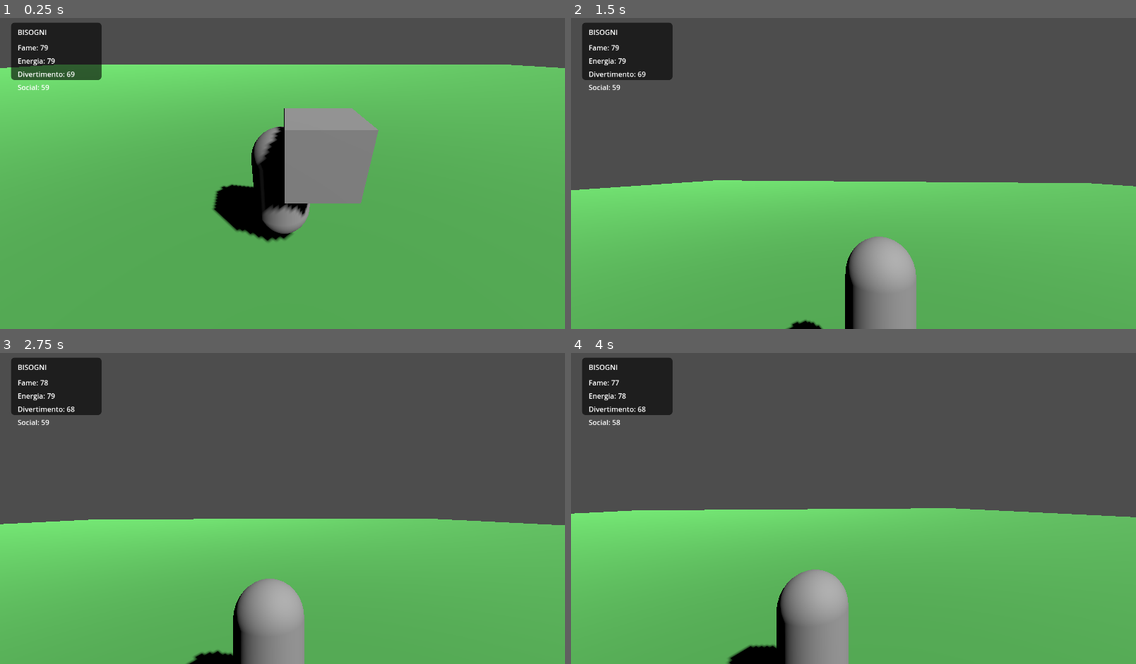
Above: before the commit, frames 1-4 (two rows, left to right).
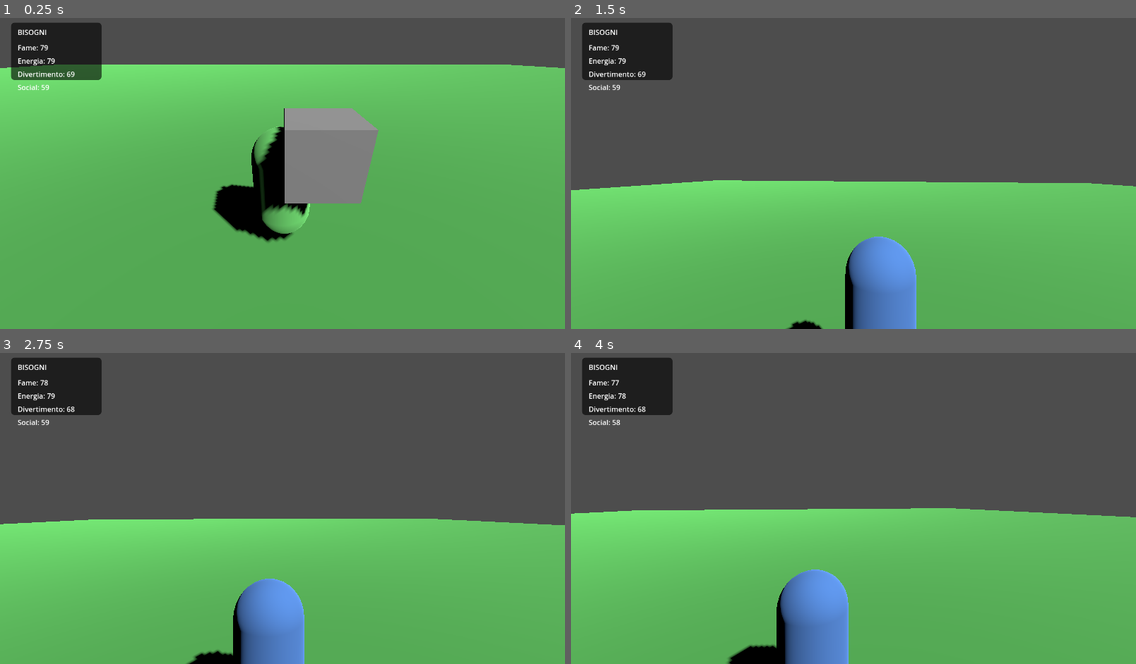
Above: after the commit, the same moments.

Repository: bonaventuratommasosam-bot/gribbit-town-unreal
Game: Godot game, scene res://scenes/MainWorld.tscn
Same seed, same stepped clock (60 frames per second), same inputs: the game is played once before the commit and once after it.
Inputs (mouse positions are in pixels of both pictures, inside the frame that each line leads up to):
- Up to frame 1 (0.25 s): no input
- Up to frame 2 (1.5 s): tap Enter at 0.5 s; move the mouse to (881, 170) at 0.52 s; hold W (ui_up) from 0.53 s (still down); tap 5 at 0.6 s; tap Space (ui_accept) at 0.77, 1.25 s; tap 6 at 0.8, 1.35 s; move the mouse to (825, 170) at 1.27 s
- Up to frame 3 (2.75 s): keep holding W (ui_up); tap Space (ui_accept) at 1.52 s; tap 5 at 1.55 s; move the mouse to (293, 499) at 2.02 s; click (293, 499) at 2.1 s; tap 6 at 2.3 s
- Up to frame 4 (4 s): keep holding W (ui_up); tap Space (ui_accept) at 2.75, 3.02, 3.77 s; move the mouse to (847, 511) at 2.77 s; right-click (847, 511) at 2.85 s; tap 5 at 3.05, 3.6 s; move the mouse to (893, 508) at 3.52 s; tap 6 at 3.8 s

The runs differ from the first frame. In frame 1, 0.8% of the frame differs, in the area x 44-55%, y 34-70%; in frame 2, 3.1%; in frame 3, 2.9%; in frame 4, 3.2%, in the area x 37-50%, y 69-100%.

Commit message:
Add more details and basic implementation for the 7 Gribbits (color switching)

Diff:
--- a/godot/scripts/GribbitPlayer.gd
+++ b/godot/scripts/GribbitPlayer.gd
@@ -11,10 +11,24 @@
 
 var needs_system : Node
 
+var current_gribbit_color = Color(0.4, 0.8, 0.4)  # Default green frog color
+
 func _ready():
 	camera = $Camera3D
 	Input.set_mouse_mode(Input.MOUSE_MODE_CAPTURED)
 	needs_system = get_node("../NeedsSystem")
+	apply_gribbit_color()
+
+func apply_gribbit_color():
+	var mesh_instance = $MeshInstance3D
+	if mesh_instance:
+		var material = StandardMaterial3D.new()
+		material.albedo_color = current_gribbit_color
+		mesh_instance.material_override = material
+
+func set_gribbit_color(new_color: Color):
+	current_gribbit_color = new_color
+	apply_gribbit_color()
 
 func _input(event):
 	if event is InputEventMouseMotion:
@@ -27,6 +41,11 @@
 	# Interact with E
 	if event is InputEventKey and event.pressed and event.keycode == KEY_E:
 		try_interact()
+
+	# Switch Gribbit color with number keys (temporary)
+	if event is InputEventKey and event.pressed:
+		if event.keycode == KEY_5: set_gribbit_color(Color(0.9, 0.6, 0.3))  # Chill Pete style
+		if event.keycode == KEY_6: set_gribbit_color(Color(0.3, 0.5, 0.8))  # Sheriff / Max style
 
 func try_interact():
 	var space_state = get_world_3d().direct_space_state
Not shown, changed: godot/CHARACTERS.md
Not shown, changed: godot/README.md
